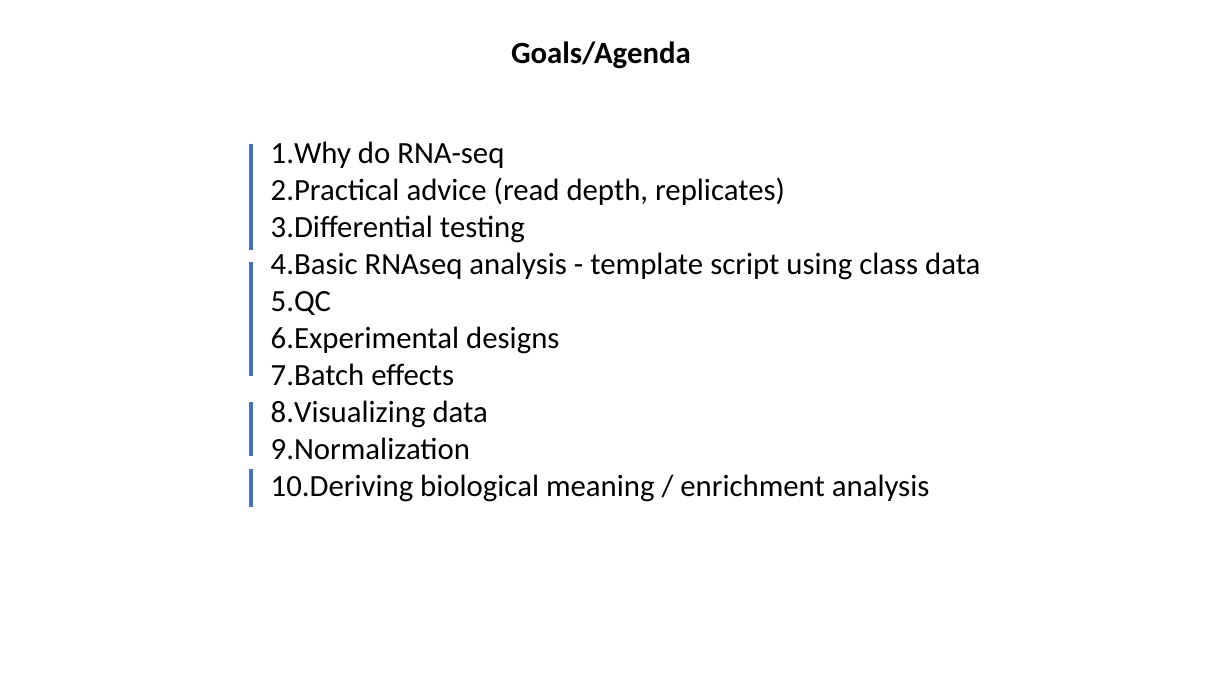
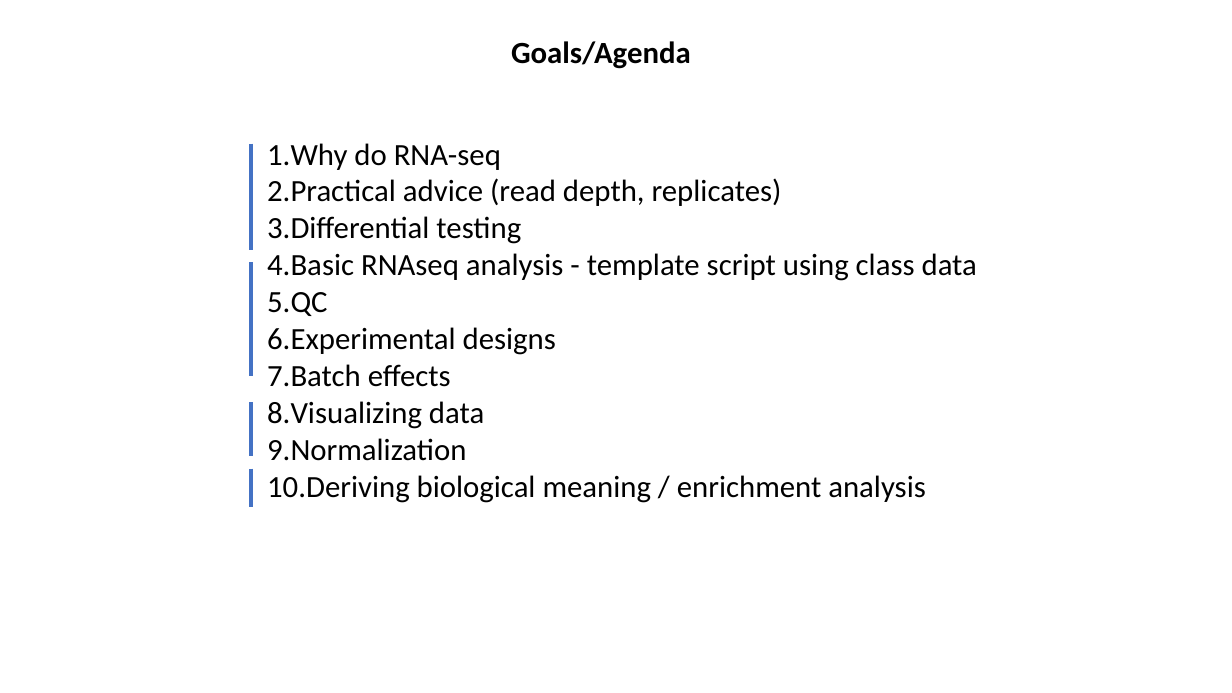
Before and after one commit to jraab/GNET749_RNAseq, a slide deck: slide 2 of lectures/2026_GNET749_Lecture4_RNAseq.pptx. Drawn at 1232x693 pixels with LibreOffice and Linux fonts; fonts in the diff are those of the drawing. Boxes give left, top, right and bottom in pixels: in the first picture for what was removed or moved away, otherwise in the second. Text is boxed around its words. In the diff, an @@ line names an element or a change of style, - is before the commit and + after.

Commit message:
updated lecture for class 3/4

```diff
--- a/lectures/2026_GNET749_Lecture4_RNAseq.pptx
+++ b/lectures/2026_GNET749_Lecture4_RNAseq.pptx
@@ text "Why do RNA-seq" moved from (x1=271, y1=141, x2=980, y2=502) to (x1=267, y1=143, x2=977, y2=503) @@
```
Also in this commit, not shown: 1 slide added, 2 other files.
